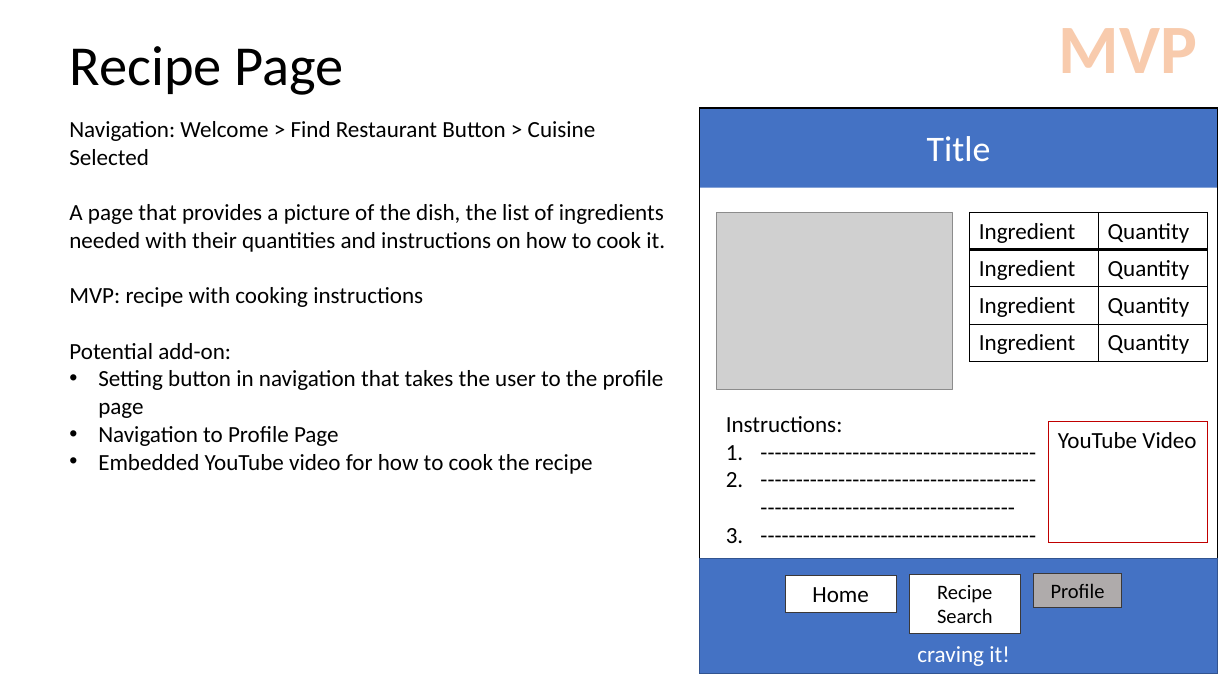
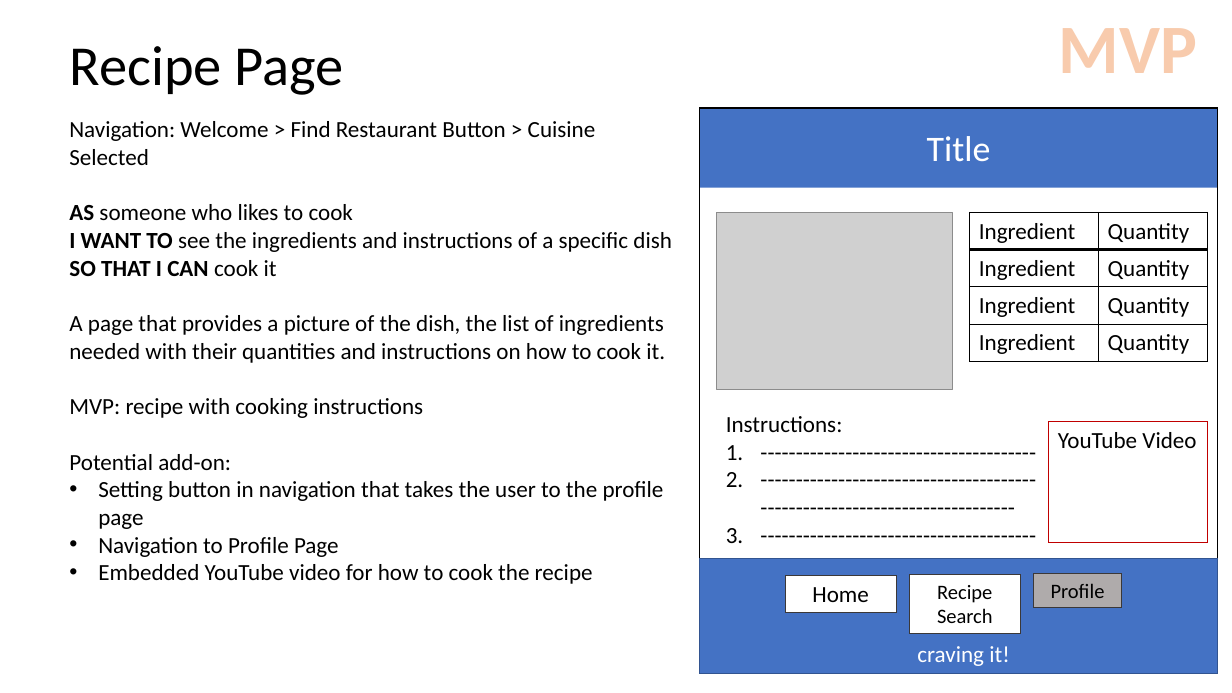
Before and after one commit to christinena-msr/crave_masters, a slide deck: slide 11 of WireFrames.pptx. Drawn at 1232x693 pixels with LibreOffice and Linux fonts; fonts in the diff are those of the drawing; grey boxes stand for pictures. Boxes give left, top, right and bottom in pixels: in the first picture for what was removed or moved away, otherwise in the second. Text is boxed around its words. In the diff, an @@ line names an element or a change of style, - is before the commit and + after.

```diff
--- a/WireFrames.pptx
+++ b/WireFrames.pptx
@@ text at <box>69,204,672,276</box>: paragraph added @@
+AS someone who likes to cook
+I WANT TO see the ingredients and instructions of a specific dish
+SO THAT I CAN cook it
```
Also in this commit, not shown: 5 other slides changed, 3 other files.
